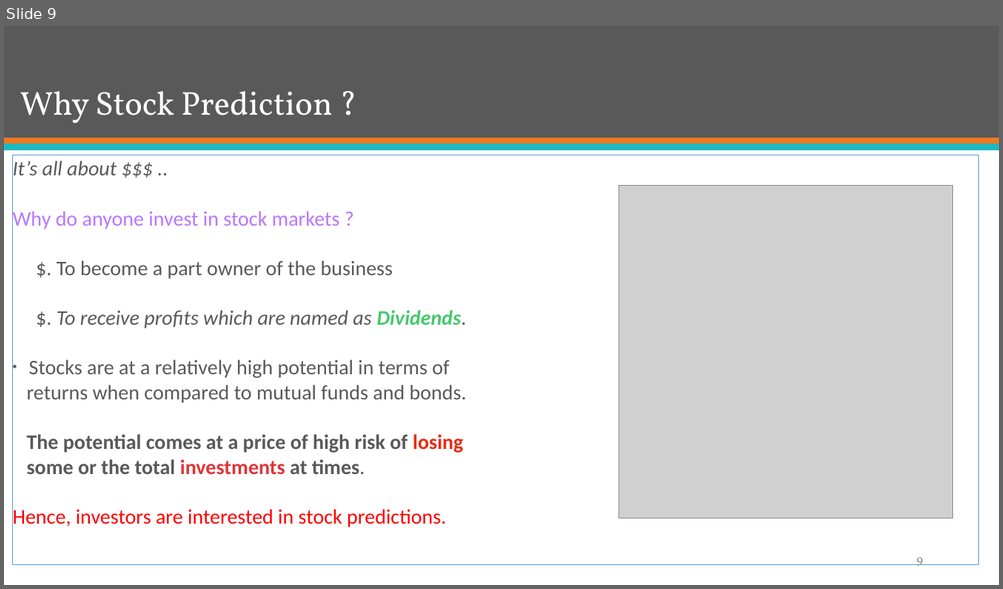
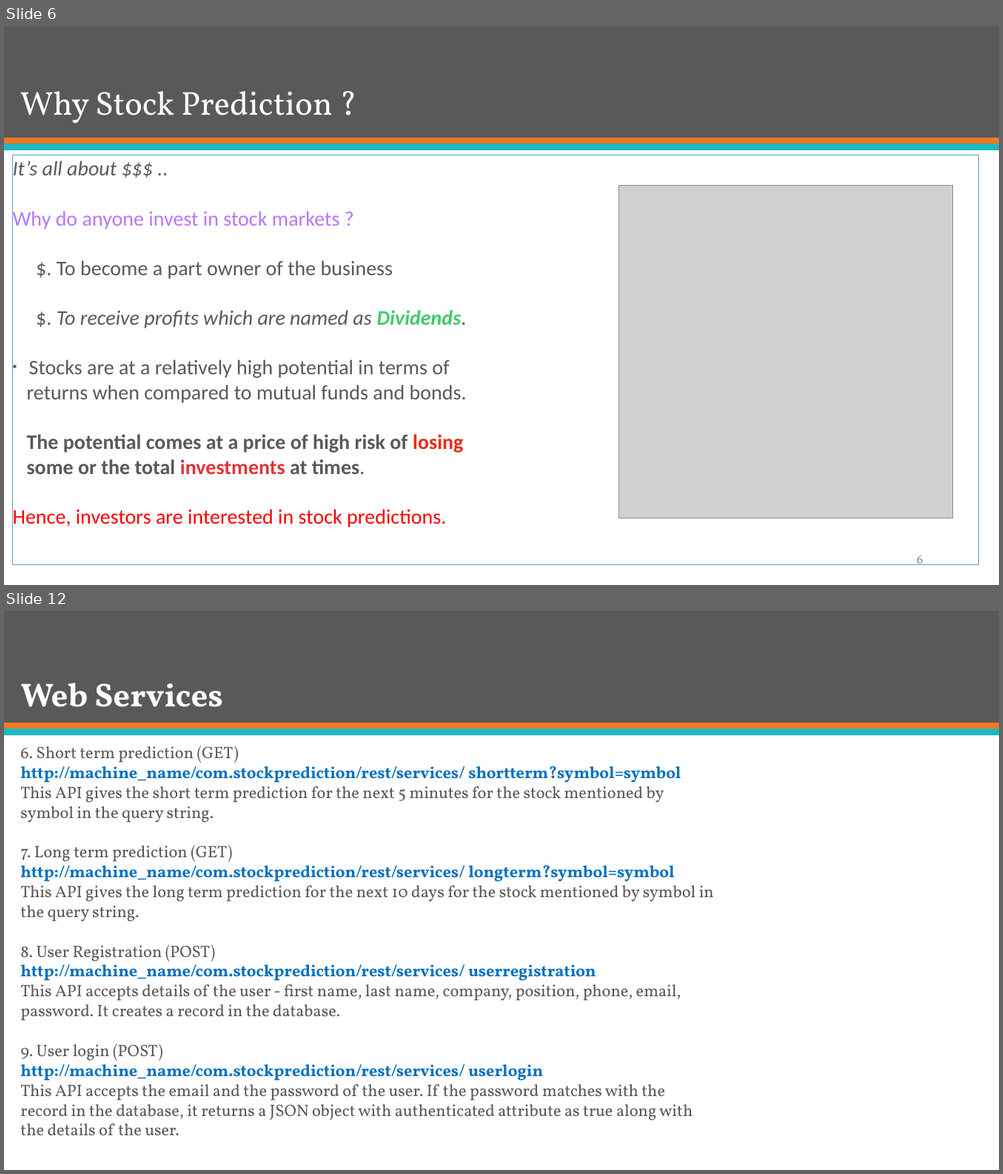
Before and after one commit to mJaiswal/Stock-Market-Prediction-Project, a slide deck: All Documentation/Presentations/Group 13 - ECE 568 - Final Project Preliminary Presentation.pptx. Shown one above the other, each under a label of ours: slide 9 before the commit, slides 6 and 12 after it; the slides between them are not shown. The pictures are 1003x589 and 1003x1174 pixels, drawn with LibreOffice and Linux fonts; fonts in the diff are those of the drawing; grey boxes stand for pictures. Boxes give left, top, right and bottom in pixels: in the first picture for what was removed or moved away, otherwise in the second. Text is boxed around its words. In the diff, an @@ line names an element or a change of style, - is before the commit and + after.

```diff
--- a/All Documentation/Presentations/Group 13 - ECE 568 - Final Project Preliminary Presentation.pptx
+++ b/All Documentation/Presentations/Group 13 - ECE 568 - Final Project Preliminary Presentation.pptx
@@ slide 12 added at [4,611,999,1170], background #FFFFFF; not listed: 3 template elements that a slide beside it also shows @@
@@ title added at [21,683,223,707], 32 pt, text #FFFFFF, bold @@
+Web Services
@@ text added at [20,746,714,1136], 16 pt, text #595959 @@
+6. Short term prediction (GET)
+http://machine_name/com.stockprediction/rest/services/ shortterm?symbol=symbol
+This API gives the short term prediction for the next 5 minutes for the stock mentioned by
+symbol in the query string.
+7. Long term prediction (GET)
+http://machine_name/com.stockprediction/rest/services/ longterm?symbol=symbol
+This API gives the long term prediction for the next 10 days for the stock mentioned by symbol in
+the query string.
+8. User Registration (POST)
+http://machine_name/com.stockprediction/rest/services/ userregistration
+This API accepts details of the user - first name, last name, company, position, phone, email,
+password. It creates a record in the database.
+9. User login (POST)
+http://machine_name/com.stockprediction/rest/services/ userlogin
+This API accepts the email and the password of the user. If the password matches with the
+record in the database, it returns a JSON object with authenticated attribute as true along with
+the details of the user.
@@ what was slide 9 is now slide 6 @@
@@ page number at [916,556,922,565]: text changed @@
-9
+6
```
Also in this commit, not shown: 9 slides changed, 1 other slide added, 11 slides removed, 1 other file.
